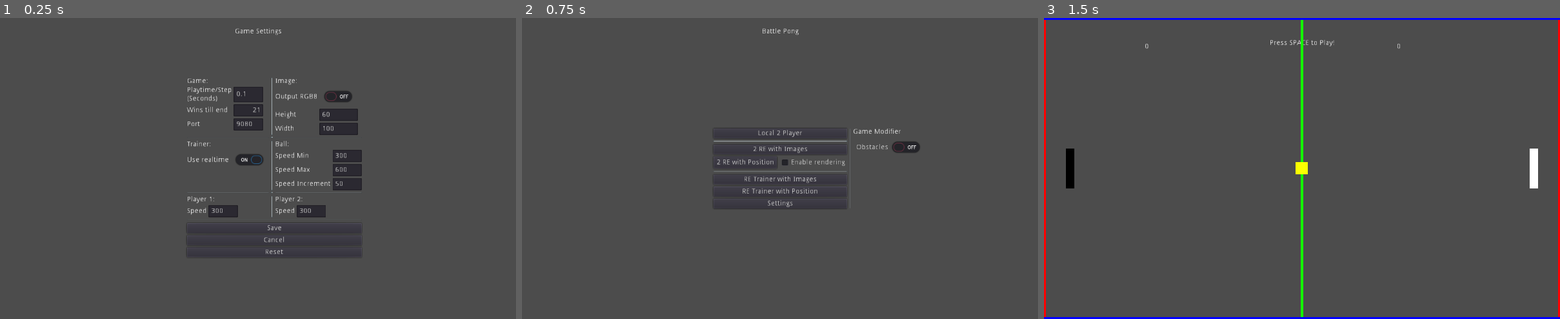
Above: before the commit, frames 1-3 (left to right).
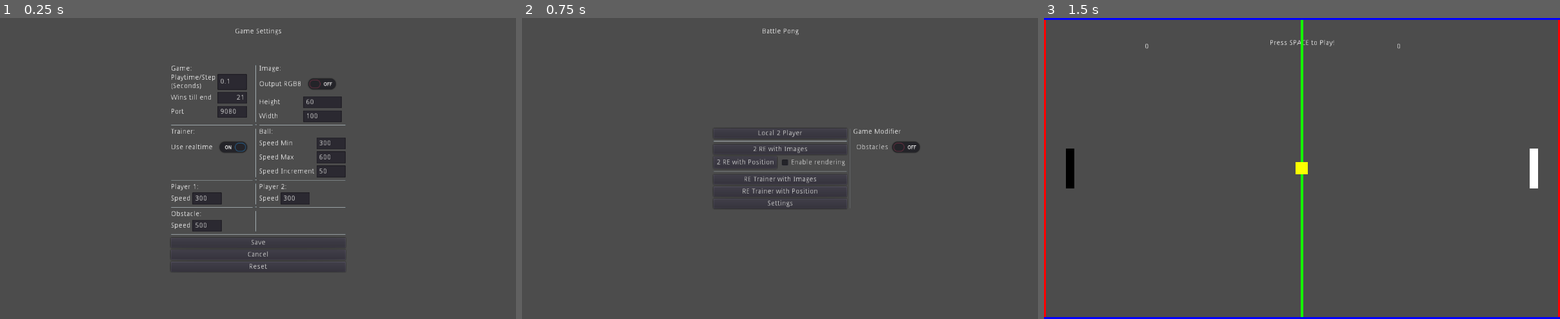
Above: after the commit, the same moments.

Repository: Usatas/Battle-Pong
Game: Godot game, scene res://SettingsWindow.tscn
Same seed, same stepped clock (60 frames per second), same inputs: the game is played once before the commit and once after it. This scene is started directly instead of the project's main scene.
Inputs:
- Up to frame 1 (0.25 s): no input
- Up to frame 2 (0.75 s): click "Save" at 0.5 s
- Up to frame 3 (1.5 s): click "Local 2 Player" at 1.25 s

The runs differ from the first frame. In frame 1, 6.6% of the frame differs, in the area x 33-71%, y 15-85%; in frame 2, nothing differs; in frame 3, nothing differs.

Commit message:
## GameSettings: * Parameter *length* und *speed* des Obstacle hinzugefuegt * Beim Start wird mit Defaultwerten initialisiert, fall configfiles geladen werden in der Werte fehlen * In der update_settings Funktion wird nun geprueft, ob die Variablen im Objekt data enthalten sind, um Null-Exceptions zu vermeiden
## Obstacle:
* Die Geschwindigkeit ist nun statisch und wird im Settings Window eingestellt

## SettingsWindow:
* Eingabemaske fuer Obstacle *length* und *speed* erstellt
* Inhalt zentriert
* Einstellung Obstacle *length* vorerst ausgeblendet

Diff:
--- a/Battle Pong/GameSettings.gd
+++ b/Battle Pong/GameSettings.gd
@@ -34,6 +34,9 @@
 
 var player_two_length
 var player_two_speed
+
+var obstacle_length
+var obstacle_speed
 
 var path="data.json"
 
@@ -68,6 +71,10 @@
     "player_two":{
         "length":60,
         "speed":300
+       },
+    "obstacle":{
+        "length":60,
+        "speed":500
        }
    }
 
@@ -75,12 +82,12 @@
 
 # Called when the node enters the scene tree for the first time.
 func _ready():
+    reset_data() # Initialize Values
     load_data()
     pass # Replace with function body.
 
 func load_data():
     var file = File.new()
-
     if not file.file_exists(path):
         reset_data()
         return
@@ -127,6 +134,10 @@
         "player_two":{
             "length":$"/root/GameSettings".player_two_length,
             "speed":$"/root/GameSettings".player_two_speed
+        },
+        "obstacle":{
+            "length":$"/root/GameSettings".obstacle_length,
+            "speed":$"/root/GameSettings".obstacle_speed
         }
     }
     var file
@@ -140,31 +151,63 @@
     update_settings()
 
 func update_settings():
-    game_playtime_per_step = data["game"]["playtime_per_step"] as float
-    game_wins_to_reset = data["game"]["wins_to_reset"] as int
-    game_port= data["game"]["port"] as int
-
-    var format = data["image"]["format"]
-    if format =="RGB8":
-        image_rgb =true
-    else:
-        image_rgb = false;
-    image_heigth = data["image"]["height"] as int
-    image_width = data["image"]["width"] as int
-
-    trainer_ip = data["trainer"]["ip"]
-    trainer_port = data["trainer"]["port"] as int
-    trainer_position = data["trainer"]["position"]
-    trainer_realtime_enabled = data["trainer"]["realtime_enabled"] as bool
-
-    ball_height =data["ball"]["height"] as int
-    ball_width = data["ball"]["width"] as int
-    ball_speed_min = data["ball"]["speed_min"] as int
-    ball_speed_max = data["ball"]["speed_max"] as int
-    ball_speed_increment = data["ball"]["speed_increment"] as int
-
-    player_one_length = data["player_one"]["length"] as int
-    player_one_speed = data["player_one"]["speed"] as int
-
-    player_two_length = data["player_two"]["length"] as int
-    player_two_speed = data["player_two"]["speed"] as int
+    if data.has("game"):
+        if data["game"].has("playtime_per_step"):
+            game_playtime_per_step = data["game"]["playtime_per_step"] as float
+        if data["game"].has("wins_to_reset"):
+            game_wins_to_reset = data["game"]["wins_to_reset"] as int
+        if data["game"].has("port"):
+            game_port= data["game"]["port"] as int
+
+    if data.has("image"):
+        if data["image"].has("format"):
+            var format = data["image"]["format"]
+            if format == "RGB8":
+                image_rgb =true
+            else:
+                image_rgb = false;
+        if data["image"].has("height"):
+            image_heigth = data["image"]["height"] as int
+        if data["image"].has("width"):
+            image_width = data["image"]["width"] as int
+
+
+    if data.has("trainer"):
+        if data["trainer"].has("ip"):
+            trainer_ip = data["trainer"]["ip"]
+        if data["trainer"].has("ip"):
+            trainer_port = data["trainer"]["ip"] as int
+        if data["trainer"].has("position"):
+            trainer_position = data["trainer"]["position"]
+        if data["trainer"].has("realtime_enabled"):
+            trainer_realtime_enabled = data["trainer"]["realtime_enabled"] as bool
+
+    if data.has("ball"):
+        if data["ball"].has("height"):
+            ball_height =data["ball"]["height"] as int
+        if data["ball"].has("width"):
+            ball_width = data["ball"]["width"] as int
+        if data["ball"].has("speed_min"):
+           ball_speed_min = data["ball"]["speed_min"] as int
+        if data["ball"].has("speed_max"):
+            ball_speed_max = data["ball"]["speed_max"] as int
+        if data["ball"].has("speed_increment"):
+            ball_speed_increment = data["ball"]["speed_increment"] as int
+
+    if data.has("player_one"):
+        if data["player_one"].has("length"):
+            player_one_length = data["player_one"]["length"] as int
+        if data["player_one"].has("speed"):
+            player_one_speed = data["player_one"]["speed"] as int
+
+    if data.has("player_two"):
+        if data["player_two"].has("length"):
+            player_two_length = data["player_two"]["length"] as int
+        if data["player_two"].has("speed"):
+            player_two_speed = data["player_two"]["speed"] as int
+
+    if data.has("obstacle"):
+        if data["obstacle"].has("length"):
+            obstacle_length = data["obstacle"]["length"] as int
+        if data["obstacle"].has("speed"):
+            obstacle_speed = data["obstacle"]["speed"] as int
--- a/Battle Pong/Obstacle.gd
+++ b/Battle Pong/Obstacle.gd
@@ -1,11 +1,5 @@
 extends StaticBody2D
 
-
-# Declare member variables here. Examples:
-# var a = 2
-# var b = "text"
-var min_speed = 300
-var max_speed = 700
 var speed=0
 var start_position
 var playing = false
@@ -17,7 +11,7 @@
 func _ready():
     randomize()
     #speed = rand_range(min_speed, max_speed)
-    speed = 500
+    speed = $"/root/GameSettings".obstacle_speed
 
     obstacle_size =$CollisionShape2D.shape.extents
     top_position = 0- obstacle_size.y
--- a/Battle Pong/SettingsWindow.gd
+++ b/Battle Pong/SettingsWindow.gd
@@ -43,6 +43,9 @@
     $VBoxContainer/grid_settings/vbox_player_two_settings/grid_player_two_settings/input_player_two_length.text = str($"/root/GameSettings".player_two_length)
     $VBoxContainer/grid_settings/vbox_player_two_settings/grid_player_two_settings/input_player_two_speed.text = str($"/root/GameSettings".player_two_speed)
 
+    $VBoxContainer/grid_settings/vbox_obstacle_settings/grid_obstacle_settings/input_obstacle_length.text = str($"/root/GameSettings".obstacle_length)
+    $VBoxContainer/grid_settings/vbox_obstacle_settings/grid_obstacle_settings/input_obstacle_speed.text = str($"/root/GameSettings".obstacle_speed)
+
 
 func _on_input_trainer_position_pressed():
     if $VBoxContainer/grid_settings/vbox_trainer_settings/grid_trainer_settings/input_trainer_position.is_pressed():
@@ -78,6 +81,9 @@
     $"/root/GameSettings".player_two_length = $VBoxContainer/grid_settings/vbox_player_two_settings/grid_player_two_settings/input_player_two_length.text as int
     $"/root/GameSettings".player_two_speed = $VBoxContainer/grid_settings/vbox_player_two_settings/grid_player_two_settings/input_player_two_speed.text as int
 
+    $"/root/GameSettings".obstacle_length = $VBoxContainer/grid_settings/vbox_obstacle_settings/grid_obstacle_settings/input_obstacle_length.text as int
+    $"/root/GameSettings".obstacle_speed = $VBoxContainer/grid_settings/vbox_obstacle_settings/grid_obstacle_settings/input_obstacle_speed.text as int
+
     $"/root/GameSettings".save_data()
 
     print("new values")
--- a/Battle Pong/SettingsWindow.tscn
+++ b/Battle Pong/SettingsWindow.tscn
@@ -28,17 +28,17 @@
 anchor_top = 0.5
 anchor_right = 0.5
 anchor_bottom = 0.5
-margin_left = -141.5
-margin_top = -181.0
-margin_right = 141.5
-margin_bottom = 181.0
+margin_left = -173.5
+margin_top = -206.0
+margin_right = 173.5
+margin_bottom = 206.0
 __meta__ = {
 "_edit_use_anchors_": false
 }
 
 [node name="grid_settings" type="GridContainer" parent="VBoxContainer"]
 margin_right = 347.0
-margin_bottom = 278.0
+margin_bottom = 332.0
 columns = 3
 __meta__ = {
 "_edit_use_anchors_": false
@@ -421,27 +421,90 @@
 margin_right = 101.0
 margin_bottom = 24.0
 
-[node name="VSeparator5" type="HSeparator" parent="VBoxContainer"]
+[node name="HSeparator8" type="HSeparator" parent="VBoxContainer/grid_settings"]
 margin_top = 282.0
-margin_right = 347.0
+margin_right = 163.0
 margin_bottom = 286.0
 
+[node name="VSeparator5" type="HSeparator" parent="VBoxContainer/grid_settings"]
+margin_left = 167.0
+margin_top = 282.0
+margin_right = 171.0
+margin_bottom = 286.0
+
+[node name="HSeparator3" type="HSeparator" parent="VBoxContainer/grid_settings"]
+margin_left = 175.0
+margin_top = 282.0
+margin_right = 347.0
+margin_bottom = 286.0
+
+[node name="vbox_obstacle_settings" type="VBoxContainer" parent="VBoxContainer/grid_settings"]
+margin_top = 290.0
+margin_right = 163.0
+margin_bottom = 332.0
+
+[node name="lbl_title_obstacle_settings" type="Label" parent="VBoxContainer/grid_settings/vbox_obstacle_settings"]
+margin_right = 163.0
+margin_bottom = 14.0
+text = "Obstacle:"
+
+[node name="grid_obstacle_settings" type="GridContainer" parent="VBoxContainer/grid_settings/vbox_obstacle_settings"]
+margin_top = 18.0
+margin_right = 163.0
+margin_bottom = 42.0
+columns = 2
+
+[node name="lbl_obstacle_length" type="Label" parent="VBoxContainer/grid_settings/vbox_obstacle_settings/grid_obstacle_settings"]
+visible = false
+margin_right = 58.0
+margin_bottom = 14.0
+text = "Length"
+
+[node name="input_obstacle_length" type="LineEdit" parent="VBoxContainer/grid_settings/vbox_obstacle_settings/grid_obstacle_settings"]
+visible = false
+margin_left = 47.0
+margin_right = 105.0
+margin_bottom = 24.0
+editable = false
+
+[node name="lbl_obstacle_speed" type="Label" parent="VBoxContainer/grid_settings/vbox_obstacle_settings/grid_obstacle_settings"]
+margin_top = 5.0
+margin_right = 39.0
+margin_bottom = 19.0
+text = "Speed"
+
+[node name="input_obstacle_speed" type="LineEdit" parent="VBoxContainer/grid_settings/vbox_obstacle_settings/grid_obstacle_settings"]
+margin_left = 43.0
+margin_right = 101.0
+margin_bottom = 24.0
+
+[node name="VSeparator6" type="VSeparator" parent="VBoxContainer/grid_settings"]
+margin_left = 167.0
+margin_top = 290.0
+margin_right = 171.0
+margin_bottom = 332.0
+
+[node name="VSeparator7" type="HSeparator" parent="VBoxContainer"]
+margin_top = 336.0
+margin_right = 347.0
+margin_bottom = 340.0
+
 [node name="but_save" type="Button" parent="VBoxContainer"]
-margin_top = 290.0
-margin_right = 347.0
-margin_bottom = 310.0
+margin_top = 344.0
+margin_right = 347.0
+margin_bottom = 364.0
 text = "Save"
 
 [node name="but_cancel" type="Button" parent="VBoxContainer"]
-margin_top = 314.0
-margin_right = 347.0
-margin_bottom = 334.0
+margin_top = 368.0
+margin_right = 347.0
+margin_bottom = 388.0
 text = "Cancel"
 
 [node name="but_reset" type="Button" parent="VBoxContainer"]
-margin_top = 338.0
-margin_right = 347.0
-margin_bottom = 358.0
+margin_top = 392.0
+margin_right = 347.0
+margin_bottom = 412.0
 text = "Reset"
 [connection signal="pressed" from="VBoxContainer/grid_settings/vbox_trainer_settings/grid_trainer_settings/input_trainer_position" to="." method="_on_input_trainer_position_pressed"]
 [connection signal="pressed" from="VBoxContainer/but_save" to="." method="_on_but_save_pressed"]
